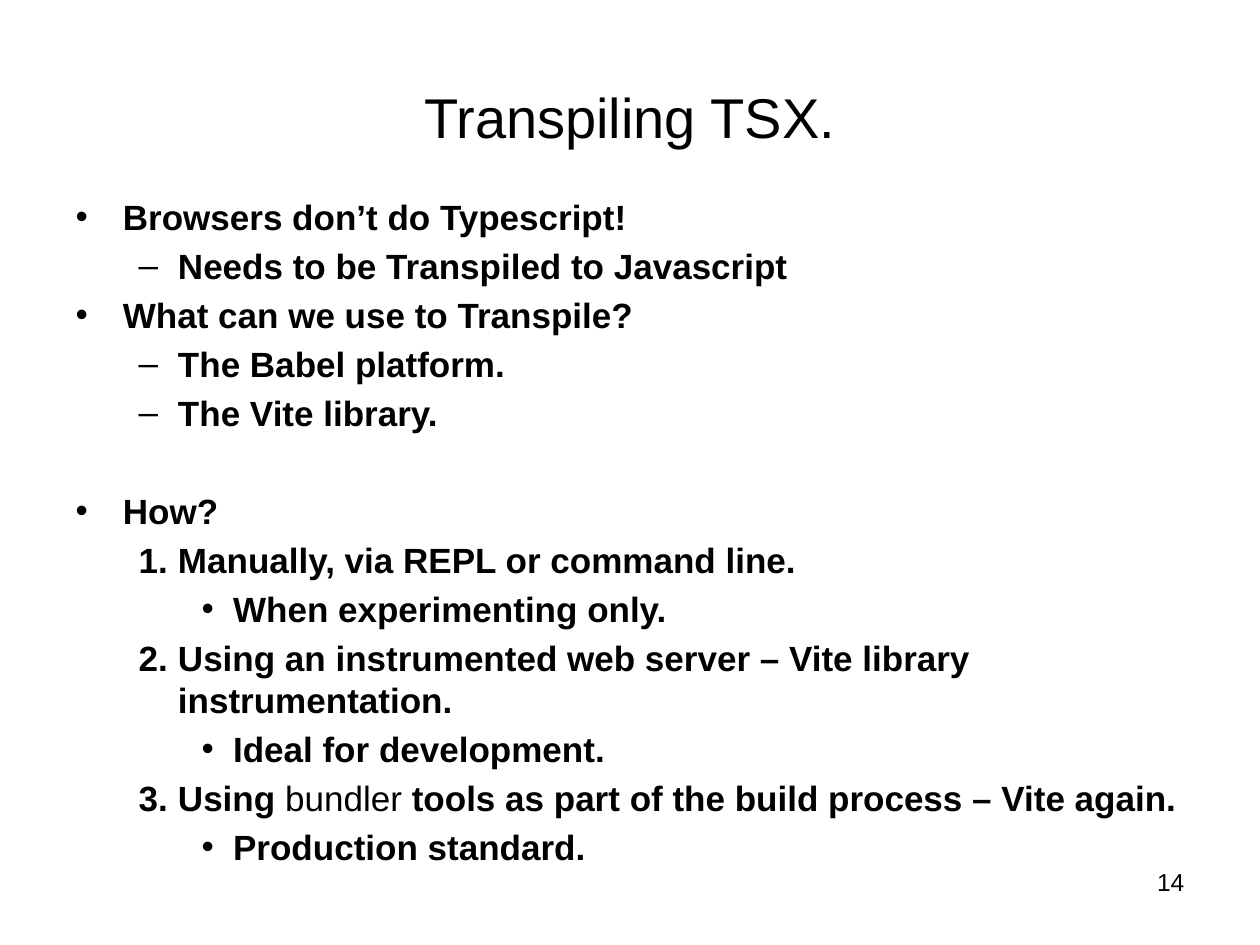
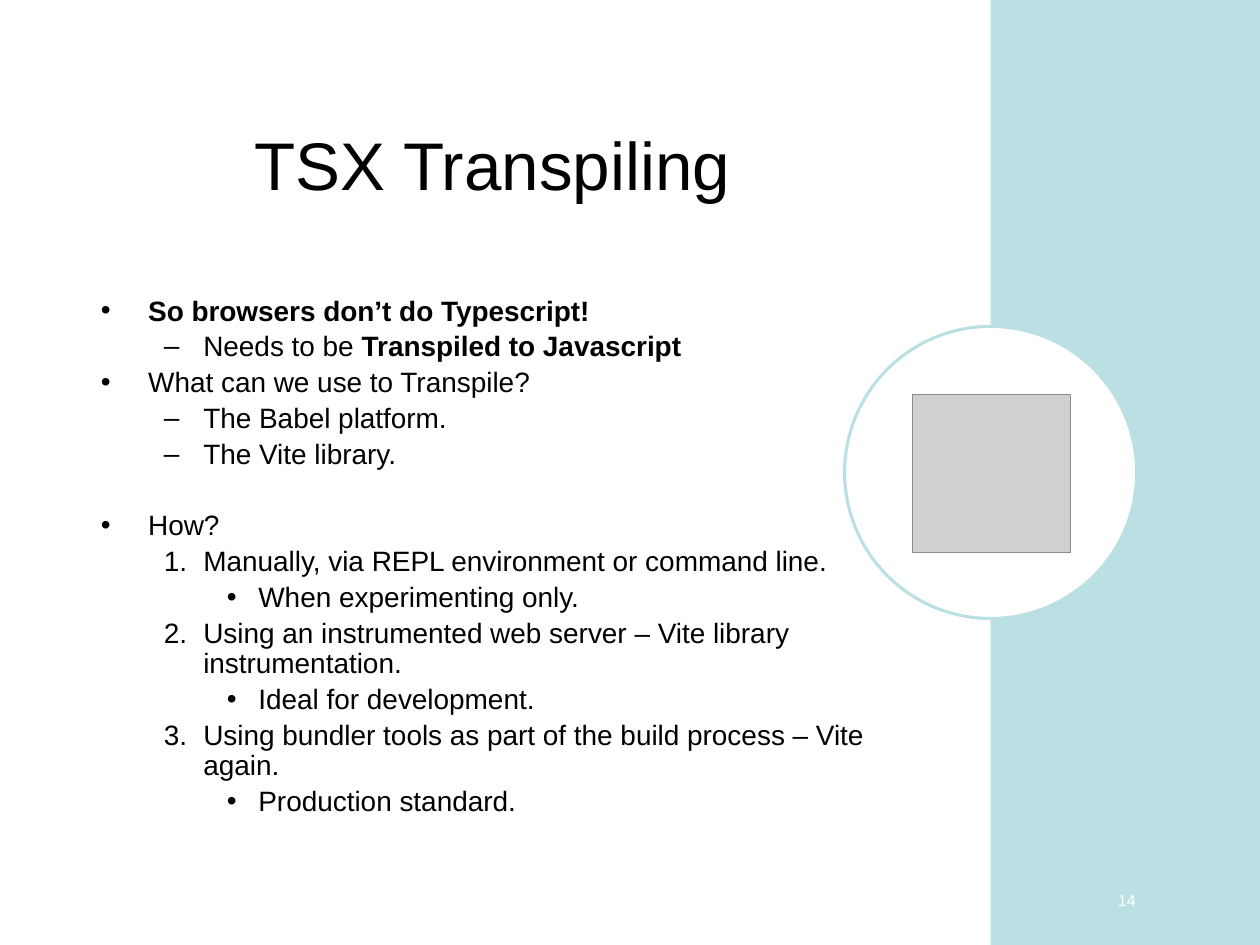
Before and after one commit to wit-hdip-comp-sci-2024/full-stack-2, a slide deck: slide 14 of topic-2/talk-1/ReactJS_01.pptx. Drawn at 1260x945 pixels with LibreOffice and Linux fonts; fonts in the diff are those of the drawing; grey boxes stand for pictures. Boxes give left, top, right and bottom in pixels: in the first picture for what was removed or moved away, otherwise in the second. Text is boxed around its words. In the diff, an @@ line names an element or a change of style, - is before the commit and + after.

```diff
--- a/topic-2/talk-1/ReactJS_01.pptx
+++ b/topic-2/talk-1/ReactJS_01.pptx
@@ rectangle added at <box>990,0,1260,945</box>, fill #BBE0E3 @@
@@ title at <box>255,141,730,202</box>: text changed; size 32 to 38.5 pt @@
-Transpiling TSX.
+TSX Transpiling
@@ text "So browsers don’t do Typescript!": place and size @@
-text "So browsers don’t do Typescript!" at <box>123,204,1176,818</box>
+text "So browsers don’t do Typescript!" at <box>148,300,864,812</box>
@@ text "So browsers don’t do Typescript!" at <box>148,300,864,812</box>: vertical alignment top to middle @@
@@ text at <box>148,300,589,326</box>: text changed; size 20 to 16 pt @@
-• Browsers don’t do Typescript!
+• So browsers don’t do Typescript!
@@ ellipse added at <box>844,326,1137,619</box>, fill #FFFFFF, outline #BBE0E3 1.75 pt @@
@@ text at <box>148,335,864,812</box>: size 20 to 16 pt in "Needs to be Transpiled to Javascript", "What can we use to Transpile?", "The Babel platform.", "The Vite library." and 6 more places; bold off in "Needs to be", "What can we use to Transpile?", "The Babel platform.", "The Vite library." and 6 more places; line spacing 1 to 0.9 @@
@@ picture added at <box>914,394,1071,552</box> @@
@@ text at <box>203,550,827,576</box>: text changed; size 20 to 16 pt; bold off @@
-  1. Manually, via REPL or command line.
+  1. Manually, via REPL environment or command line.
@@ page number: place and size @@
-page number at <box>1157,874,1184,891</box>
+page number at <box>1118,895,1136,906</box>
@@ page number at <box>1118,895,1136,906</box>: size 14 to 9.2 pt, text colour #000000 to #FFFFFF; more space between paragraphs @@
```
Also in this commit, not shown: 1 other slide changed.
